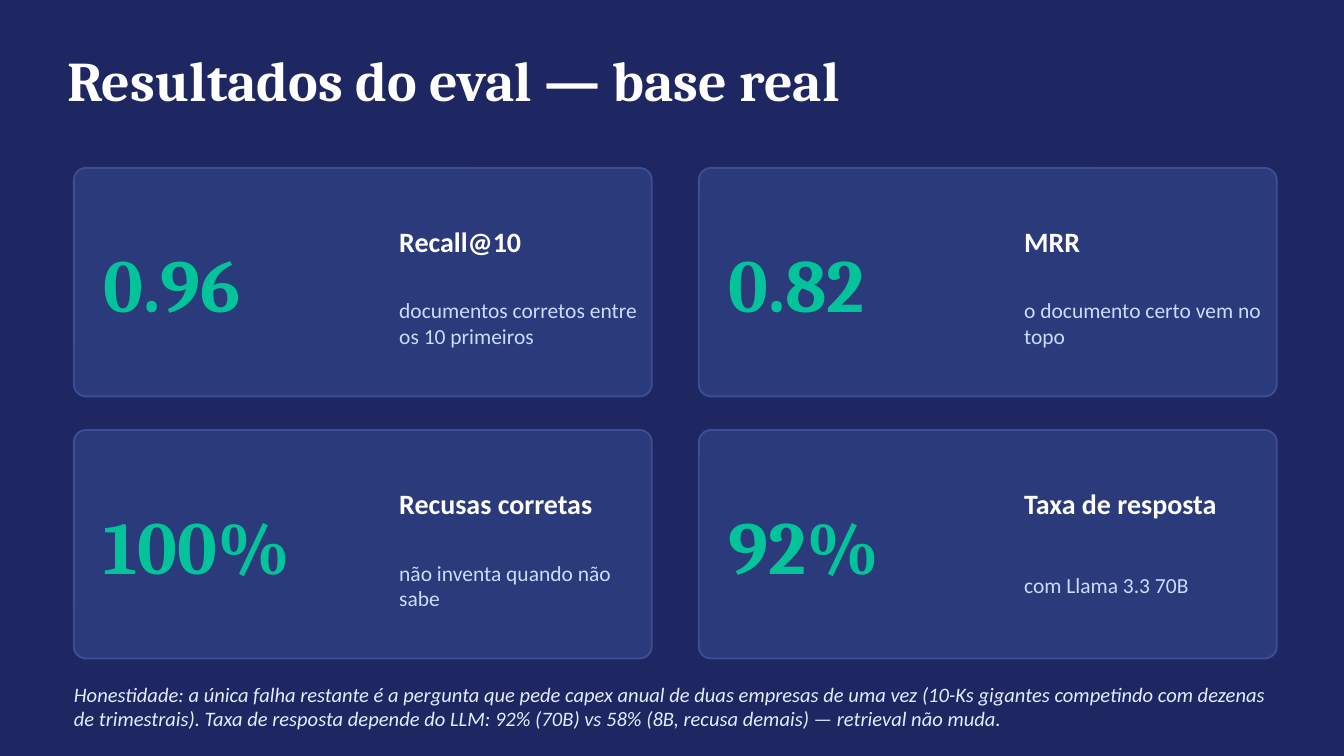
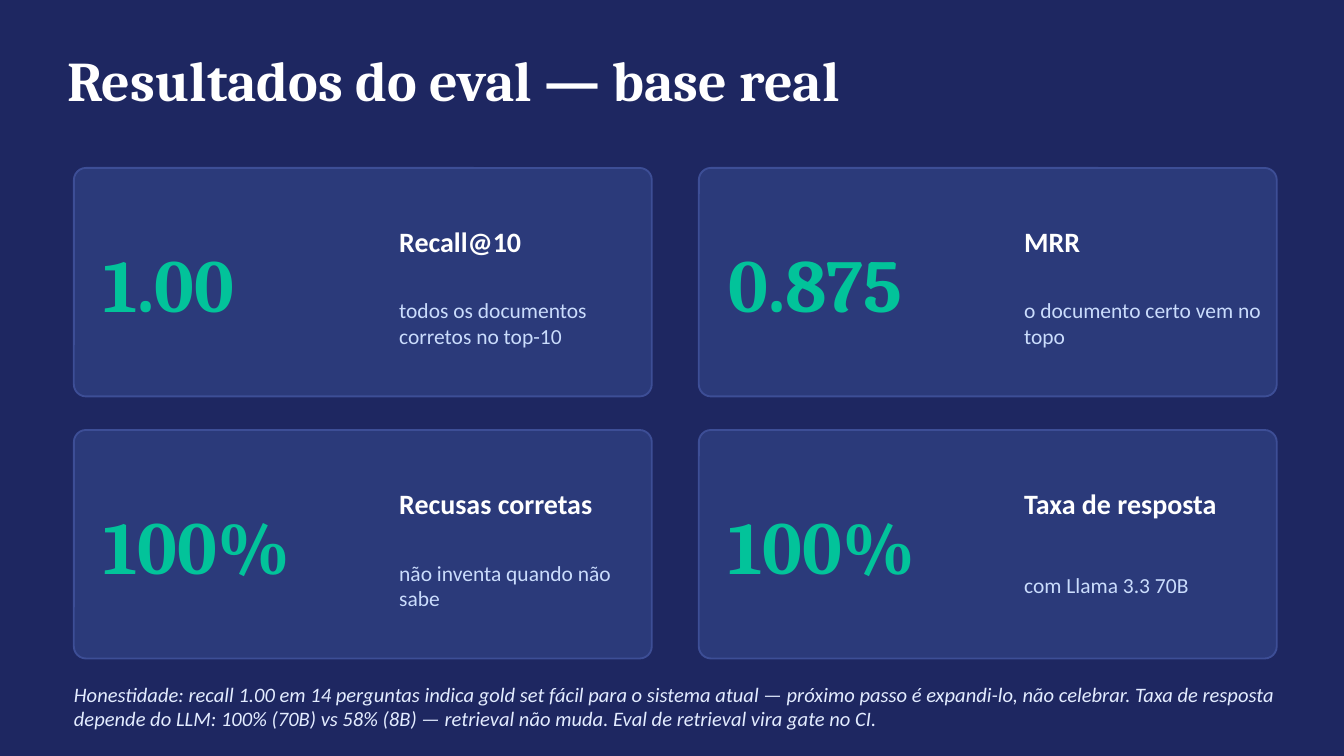
Before and after one commit to vhenequim/legacy-capital-case, a slide deck: slide 6 of docs/apresentacao_legacy_case.pptx. Drawn at 1344x756 pixels with LibreOffice and Linux fonts; fonts in the diff are those of the drawing. Boxes give left, top, right and bottom in pixels: in the first picture for what was removed or moved away, otherwise in the second. Text is boxed around its words. In the diff, an @@ line names an element or a change of style, - is before the commit and + after.

```diff
--- a/docs/apresentacao_legacy_case.pptx
+++ b/docs/apresentacao_legacy_case.pptx
@@ text at <box>103,261,234,313</box>: text changed @@
-0.96
+1.00
@@ text at <box>728,261,902,313</box>: text changed @@
-0.82
+0.875
@@ text at <box>399,303,587,348</box>: text changed @@
-documentos corretos entre os 10 primeiros
+todos os documentos corretos no top-10
@@ text at <box>728,523,915,576</box>: text changed @@
-92%
+100%
@@ text at <box>74,687,1274,730</box>: text changed @@
-Honestidade: a única falha restante é a pergunta que pede capex anual de duas empresas de uma vez (10-Ks gigantes competindo com dezenas de trimestrais). Taxa de resposta depende do LLM: 92% (70B) vs 58% (8B, recusa demais) — retrieval não muda.
+Honestidade: recall 1.00 em 14 perguntas indica gold set fácil para o sistema atual — próximo passo é expandi-lo, não celebrar. Taxa de resposta depende do LLM: 100% (70B) vs 58% (8B) — retrieval não muda. Eval de retrieval vira gate no CI.
```
Also in this commit, not shown: 2 other slides changed, 19 other files.
